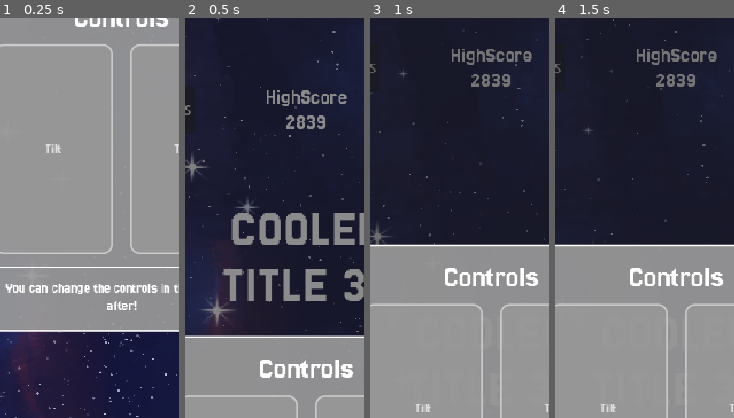
Above: before the commit, frames 1-4 (left to right).
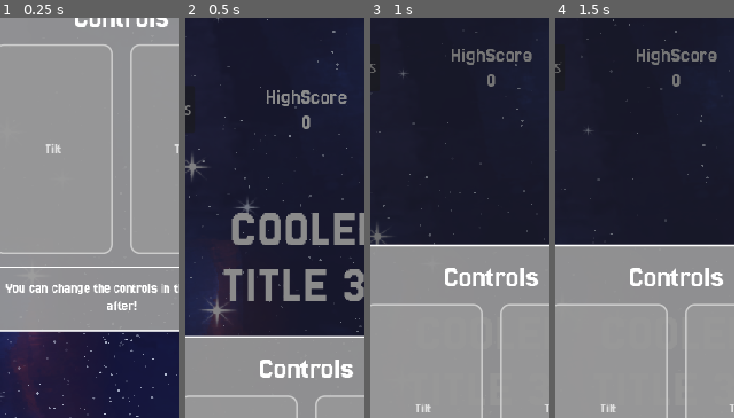
Above: after the commit, the same moments.

Repository: Juawo/space-shooter
Game: Godot game, scene res://scenes/ui/boot_scene/boot_scene.tscn
Same seed, same stepped clock (60 frames per second), same inputs: the game is played once before the commit and once after it. The engine's default icon, where the game draws it, is replaced by a stand-in: a white triangle on a blue panel in a dark square.
Inputs (mouse positions are % of the whole screen's width and height, from its top left):
- Up to frame 1 (0.25 s): no input
- Up to frame 2 (0.5 s): no input
- Up to frame 3 (1 s): tap Enter at 0.5 s; drag from (50, 50) to (50, 90) at 0.52 s
- Up to frame 4 (1.5 s): tap Enter at 1.25 s; drag from (30, 55) to (50, 90) at 1.27 s
The pictures show only the part of the screen within x 16-66%, y 0-50%; the shares and areas given below are measured in that part.

Frame 1 is identical in both runs. In frame 2, 0.5% of the frame differs, in the area x 56-79%, y 24-28%; in frame 3, 0.4%; in frame 4, 0.4%.
Error before the commit: Invalid access to property or key 'new_high_score_saved' on a base object of type 'Node (session-state.gd)'. (res://scripts/ui/MainMenu/main_menu.gd:9)

Commit message:
refactor: enhance game reset functionality and add new high score signal

Diff:
--- a/scripts/game/gameWorld/game_world.gd
+++ b/scripts/game/gameWorld/game_world.gd
@@ -22,6 +22,7 @@
 	hud.reset_life()
 
 func clean_world():
+	# TODO : this is performatic ?
 	var entities_to_clear = get_tree().get_nodes_in_group("Enemies") \
 	+ get_tree().get_nodes_in_group("EnemiesProjectiles") +  \
 	get_tree().get_nodes_in_group("PlayerProjectiles")
@@ -30,7 +31,8 @@
 		entity.queue_free()
 
 func reset_player():
+	# TODO : add animation, player coming from bottom of the screen and go to inital position
 	if player:
-		# Posição instantânea para não bugar o reinício
 		player.global_position = Vector2(204.0, 840.0)
-		player.velocity = Vector2.ZERO # Zere a velocidade para ele não "drifar"
+		player.velocity = Vector2.ZERO
+		player.remove_powerups()
--- a/scripts/game/main/main.gd
+++ b/scripts/game/main/main.gd
@@ -85,7 +85,6 @@
 
 		GameStates.GAME_OVER :
 			print("Game state changed to Game Over")
-			#game_world.reset_game()
 			SoundManager.set_music_opaque(true)
 			get_tree().paused = true
 			game_over.show_game_over()
--- a/scripts/game/session-state.gd
+++ b/scripts/game/session-state.gd
@@ -2,6 +2,7 @@
 
 signal value_changed(value:int)
 signal high_score_changed(value:int)
+signal new_high_score_saved(value:int)
 
 var current_score :int = 0 :
 	set (new_value) :
@@ -18,12 +19,14 @@
 func _ready() -> void:
 	process_mode = Node.PROCESS_MODE_ALWAYS
 	GameEvents.game_over.connect(_on_gameplay_end)
-	GameEvents.main_menu_requested.connect(_on_gameplay_end)
 
 func _on_gameplay_end():
 	if SaveManager.high_score < high_score :
-		print("ENTROU")
 		SaveManager.high_score = high_score
 		SaveManager.save_data()
 		ApiManager.register_high_score(high_score)
+		new_high_score_saved.emit(SaveManager.high_score)
 		SoundManager.play_new_highscore()
+
+func update_current_score(value: int) -> void :
+	current_score += value
